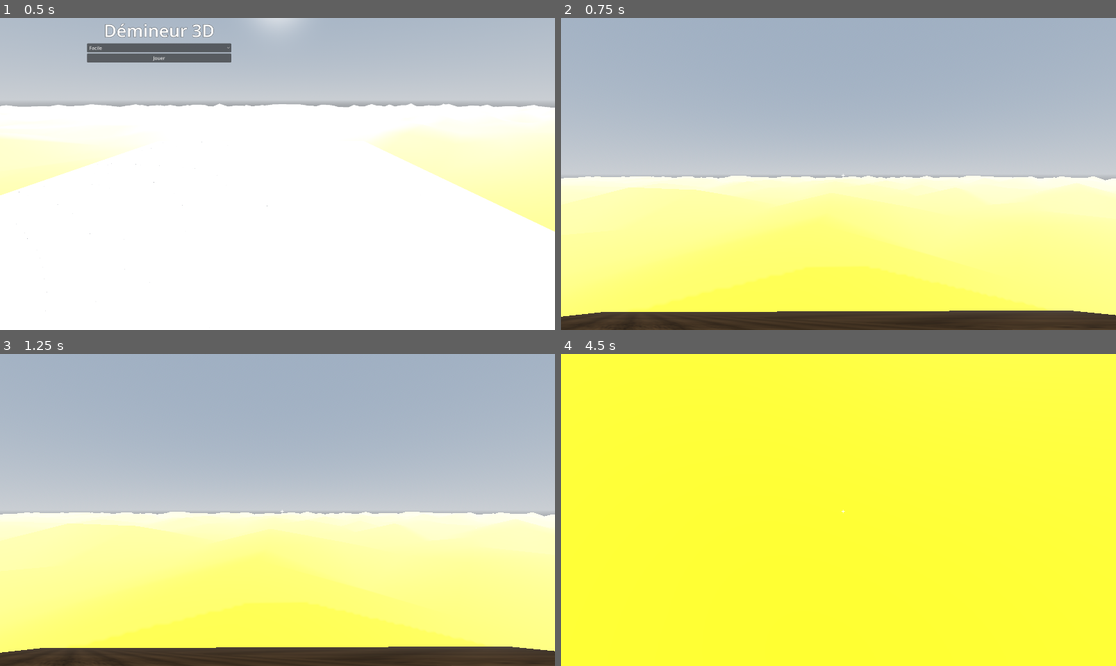
Above: before the commit, frames 1-4 (two rows, left to right).
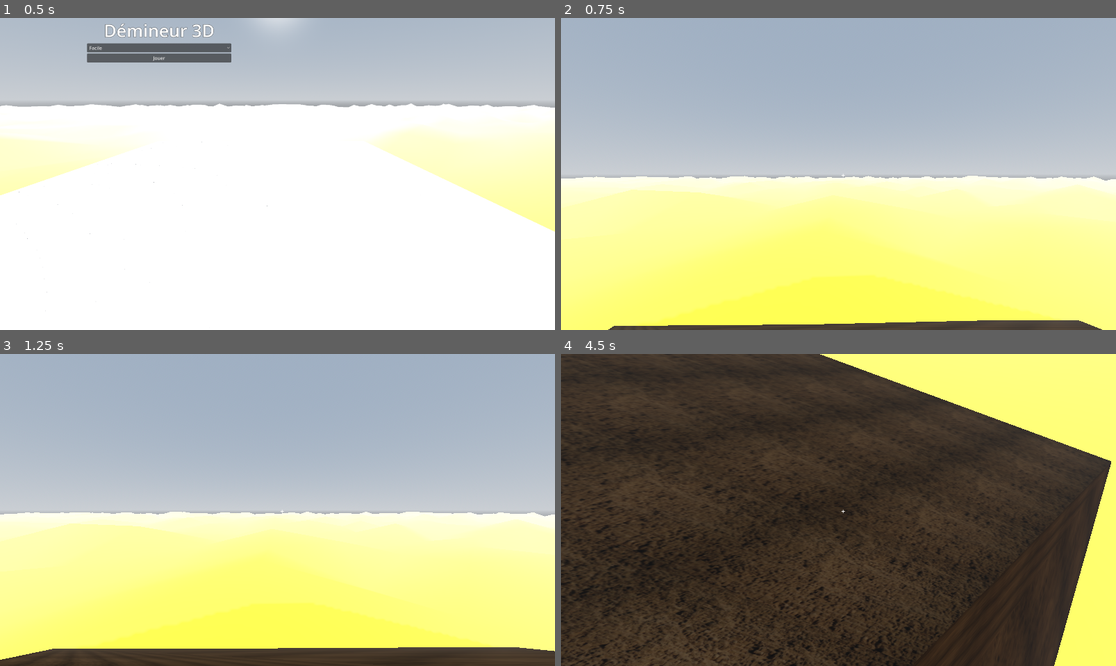
Above: after the commit, the same moments.

Repository: elebras1/Demineur3D
Game: Godot game, scene res://main_menu/main_menu.tscn
The game is run twice, just before and just after one commit, with the same random seed, the same clock (stepped at 60 frames per second) and the same inputs.
Inputs (mouse positions are in pixels of both pictures, inside the frame that each line leads up to):
- Up to frame 1 (0.5 s): no input
- Up to frame 2 (0.75 s): click "Jouer" at 0.5 s
- Up to frame 3 (1.25 s): no input
- Up to frame 4 (4.5 s): tap Enter at 1.25 s; move the mouse to (866, 510) at 1.27 s; hold D 1.28-2.03 s; hold Z 1.28-2.03 s; click (866, 510) at 1.42 s; tap Space at 1.52, 2.27, 3.77 s; move the mouse to (810, 510) at 2.02 s; hold S 2.03-2.78 s; tap Q at 2.1, 3.6 s; move the mouse to (849, 503) at 2.77 s; hold Z 2.78-3.53 s; hold D 2.78-4.28 s; move the mouse to (832, 516) at 3.52 s; click (832, 516) at 3.67 s; move the mouse to (877, 513) at 4.27 s; hold S from 4.28 s (still down); hold Z from 4.28 s (still down)

Frame 1 is identical in both runs. In frame 2, 6.2% of the frame differs, in the area x 0-100%, y 50-100%; in frame 3, 0.4%; in frame 4, 100%, in the area x 0-100%, y 0-100%.

Commit message:
fix pyramid collision

Diff:
--- a/player.gd
+++ b/player.gd
@@ -18,7 +18,8 @@
 func _ready():
 	Input.set_mouse_mode(Input.MOUSE_MODE_CAPTURED)
 	ray.enabled = true
-	ray.collision_mask = 1
+	collision_layer = 1
+	collision_mask = 1 | 2
 
 func _unhandled_input(event):
 	if event is InputEventMouseMotion:
--- a/pyramid.gd
+++ b/pyramid.gd
@@ -11,7 +11,8 @@
 	parent.add_child(static_body)
 	pyramid_body = static_body
 	pyramid_body.collision_layer = 2
-	pyramid_body.collision_mask = 0
+	pyramid_body.collision_mask = 1
+
 
 	var mesh_instance = MeshInstance3D.new()
 	static_body.add_child(mesh_instance)
